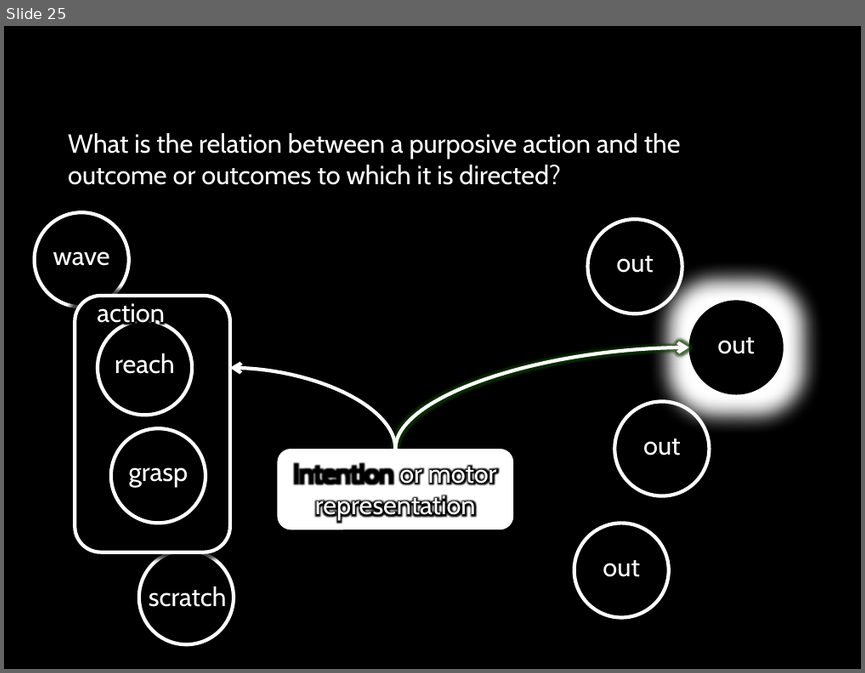
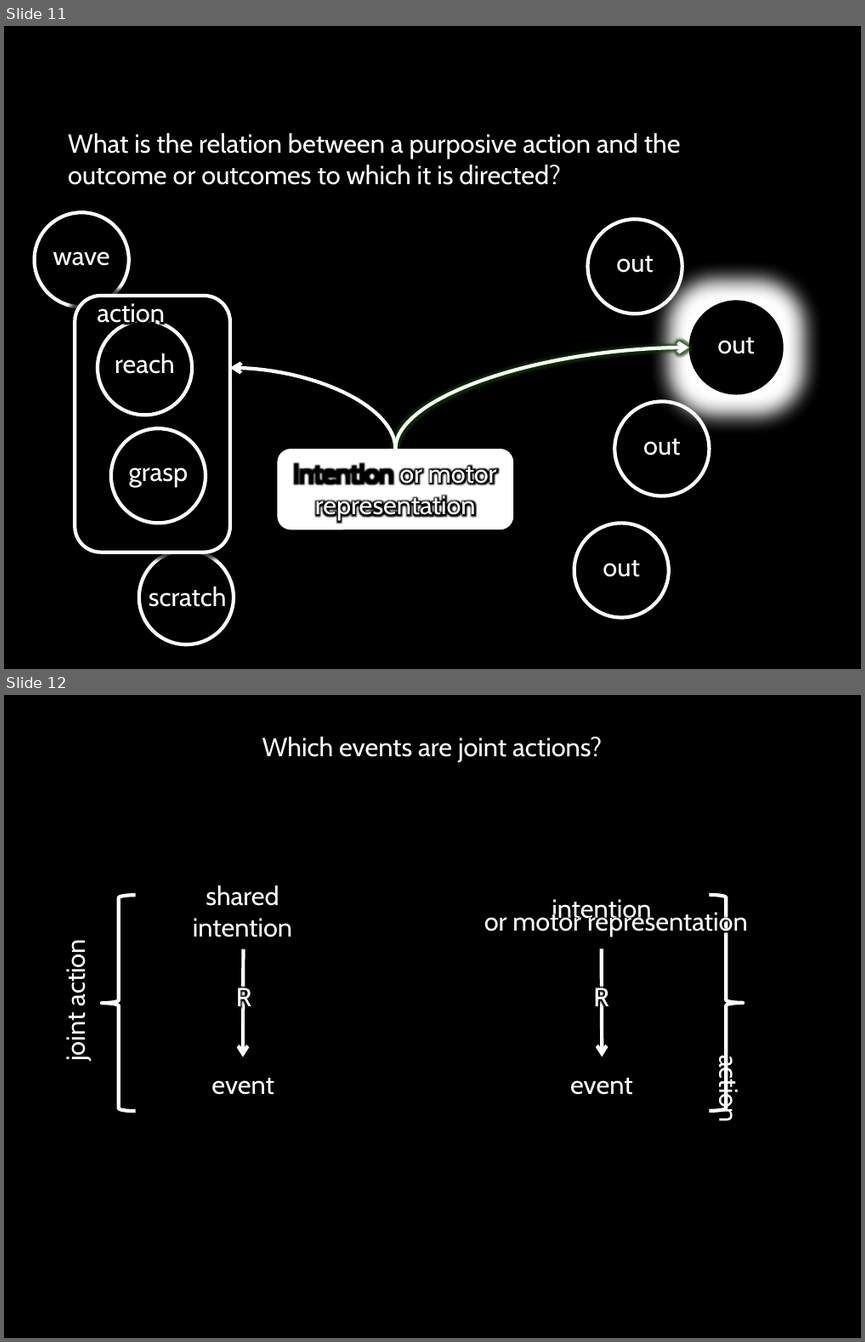
Before and after one commit to butterfill/writing, a slide deck: intention motor representation joint action (paper 3)/conf collective intentionality manchester 2012/motor representation and shared intention - manchester collective intentionality 2012.pptx. Shown one above the other, each under a label of ours: slide 25 before the commit, slides 11 and 12 after it. The pictures are 865x673 and 865x1342 pixels, drawn with LibreOffice and Linux fonts; fonts in the diff are those of the drawing. Boxes give left, top, right and bottom in pixels: in the first picture for what was removed or moved away, otherwise in the second. Text is boxed around its words. In the diff, an @@ line names an element or a change of style, - is before the commit and + after.

Commit message:
manchester slides done, still to update talk text from paper

```diff
--- a/intention motor representation joint action (paper 3)/conf collective intentionality manchester 2012/motor representation and shared intention - manchester collective intentionality 2012.pptx
+++ b/intention motor representation joint action (paper 3)/conf collective intentionality manchester 2012/motor representation and shared intention - manchester collective intentionality 2012.pptx
@@ slide 12 added at [4,695,861,1338], background #000000 @@
@@ text added at [262,737,602,762], 22 pt, text #FFFFFF @@
+Which events are joint actions?
@@ left brace added at [710,895,743,1111], outline #FFFFFF 3 pt @@
@@ text added at [484,908,748,936], 22 pt, text #FFFFFF @@
+or motor representation
@@ text added at [551,899,651,924], 22 pt, text #FFFFFF @@
+intention
@@ arrow added from (602, 948) to (602, 1056), #FFFFFF 3 pt @@
@@ group added at [60,885,292,1111]: 4 texts, 1 arrow, 1 left brace @@
+shared intention
+event
+joint action
+R
@@ text added at [593,983,609,1011], 22 pt, text #FFFFFF @@
+R
@@ text added at [713,1061,744,1121], 22 pt, text #FFFFFF @@
+action
@@ text added at [570,1077,633,1095], 22 pt, text #FFFFFF @@
+event
@@ what was slide 25 is now slide 11 @@
```
Also in this commit, not shown: 1 slide changed, 4 other slides added, 2 slides removed, 1 other file.
